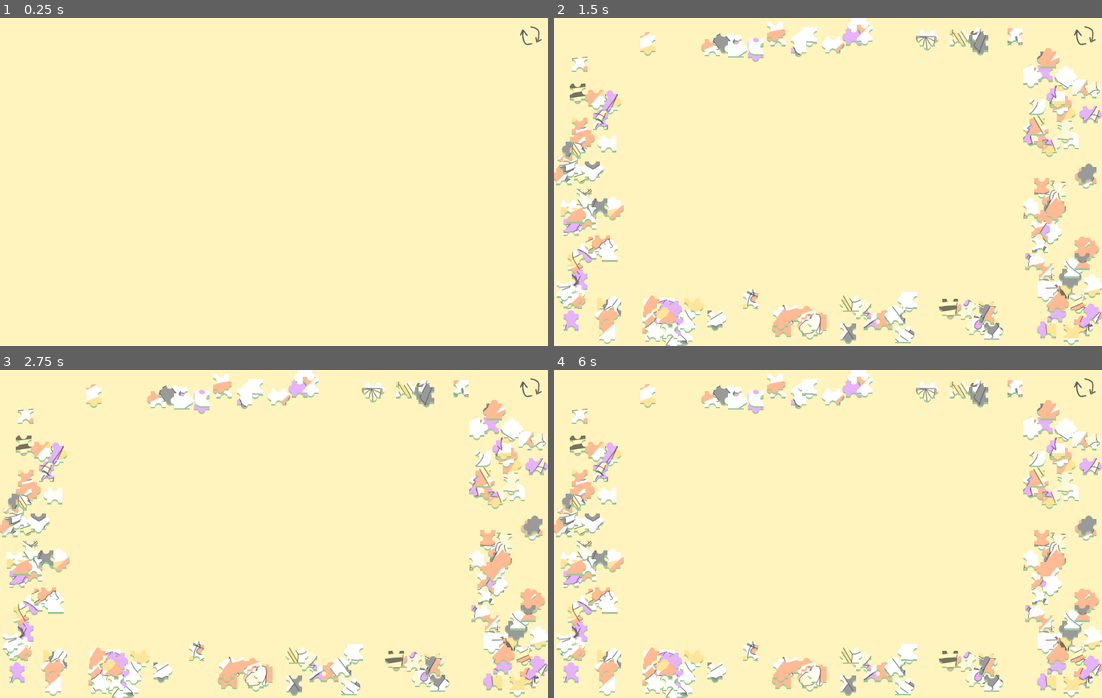
Above: before the commit, frames 1-4 (two rows, left to right).
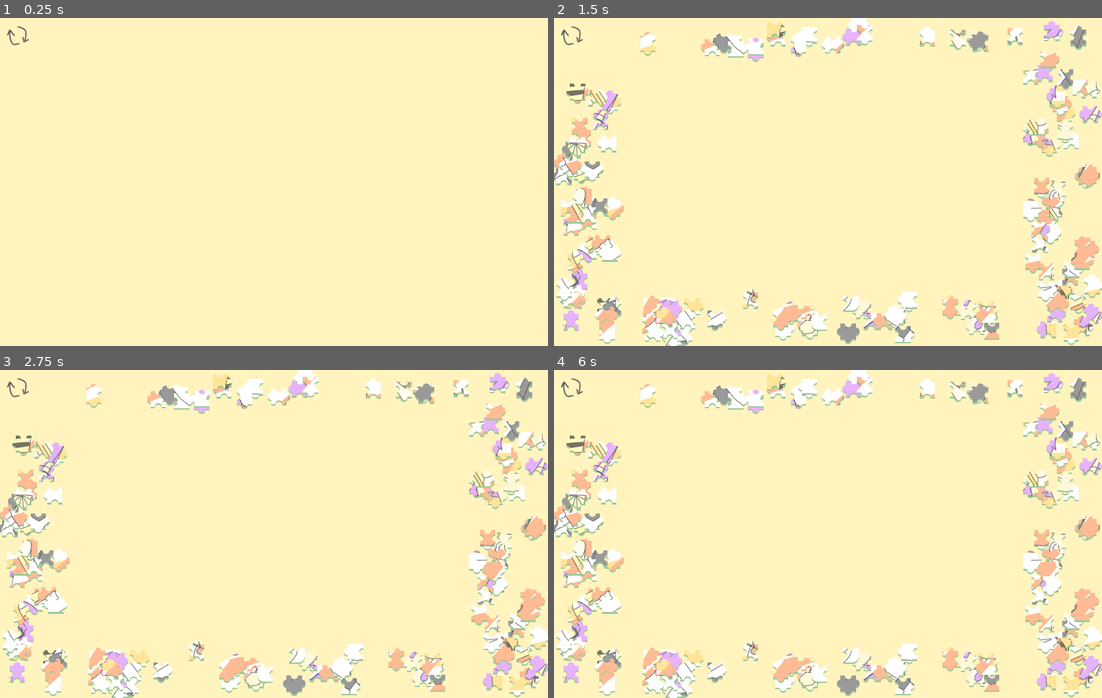
Above: after the commit, the same moments.

Repository: TripleCubes/CakePuzzle
Game: Godot game, scene res://Scenes/main.tscn
The game is run twice, just before and just after one commit, with the same random seed, the same clock (stepped at 60 frames per second) and the same inputs.
Inputs (mouse positions are in pixels of both pictures, inside the frame that each line leads up to; where the layout moved, square brackets give the same spot in the first picture):
- Up to frame 1 (0.25 s): no input
- Up to frame 2 (1.5 s): click (570, 37) [1085, 37] at 0.5 s; click (1080, 86) at 1.25 s
- Up to frame 3 (2.75 s): click (493, 570) at 2.02 s
- Up to frame 4 (6 s): click (1014, 389) at 2.77 s; click (811, 386) at 3.52 s; click (910, 652) at 4.27 s; click (860, 376) at 5.02 s; click (1052, 583) at 5.77 s

The runs differ from the first frame. In frame 1, 0.1% of the frame differs, in the area x 1-99%, y 2-9%; in frame 2, 4.8%, in the area x 0-100%, y 0-99%; in frame 3, 4.8%; in frame 4, 4.8%.

Commit message:
Move the shuffle button to top left

Diff:
--- a/CakePuzzle/Scenes/main.tscn
+++ b/CakePuzzle/Scenes/main.tscn
@@ -9,10 +9,11 @@
 [node name="Pieces" type="Node2D" parent="."]
 
 [node name="ShuffleButton" type="TextureButton" parent="."]
-offset_left = 944.0
+offset_left = 8.0
 offset_top = 8.0
-offset_right = 994.0
+offset_right = 58.0
 offset_bottom = 58.0
+focus_mode = 0
 mouse_default_cursor_shape = 2
 texture_normal = ExtResource("2_xt0nc")
 
--- a/CakePuzzle/Scripts/main.gd
+++ b/CakePuzzle/Scripts/main.gd
@@ -29,7 +29,7 @@
 
 	while (pos.x < 1000 - 150 and pos.x > 100 and pos.y < 600 - 100 and pos.y > 50) \
 	or (pos.x > 1000 - piece_size.x or pos.y > 600 - piece_size.y) \
-	or (pos.x > 1000 - 80 - piece_size.x and pos.y < 80):
+	or (pos.x < 80 and pos.y < 80):
 		pos.x = randf_range(0, 1000)
 		pos.y = randf_range(0, 600)
 
